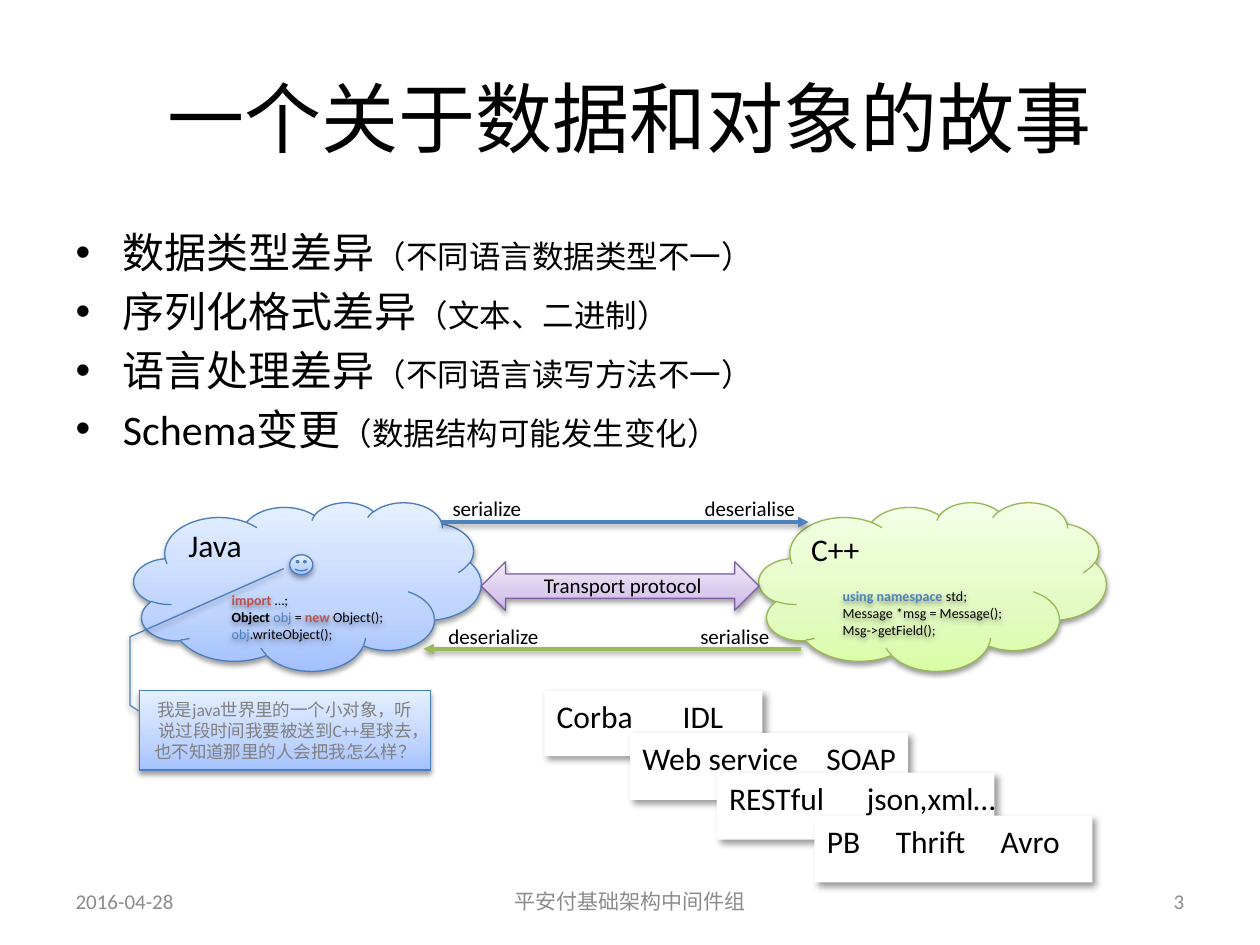
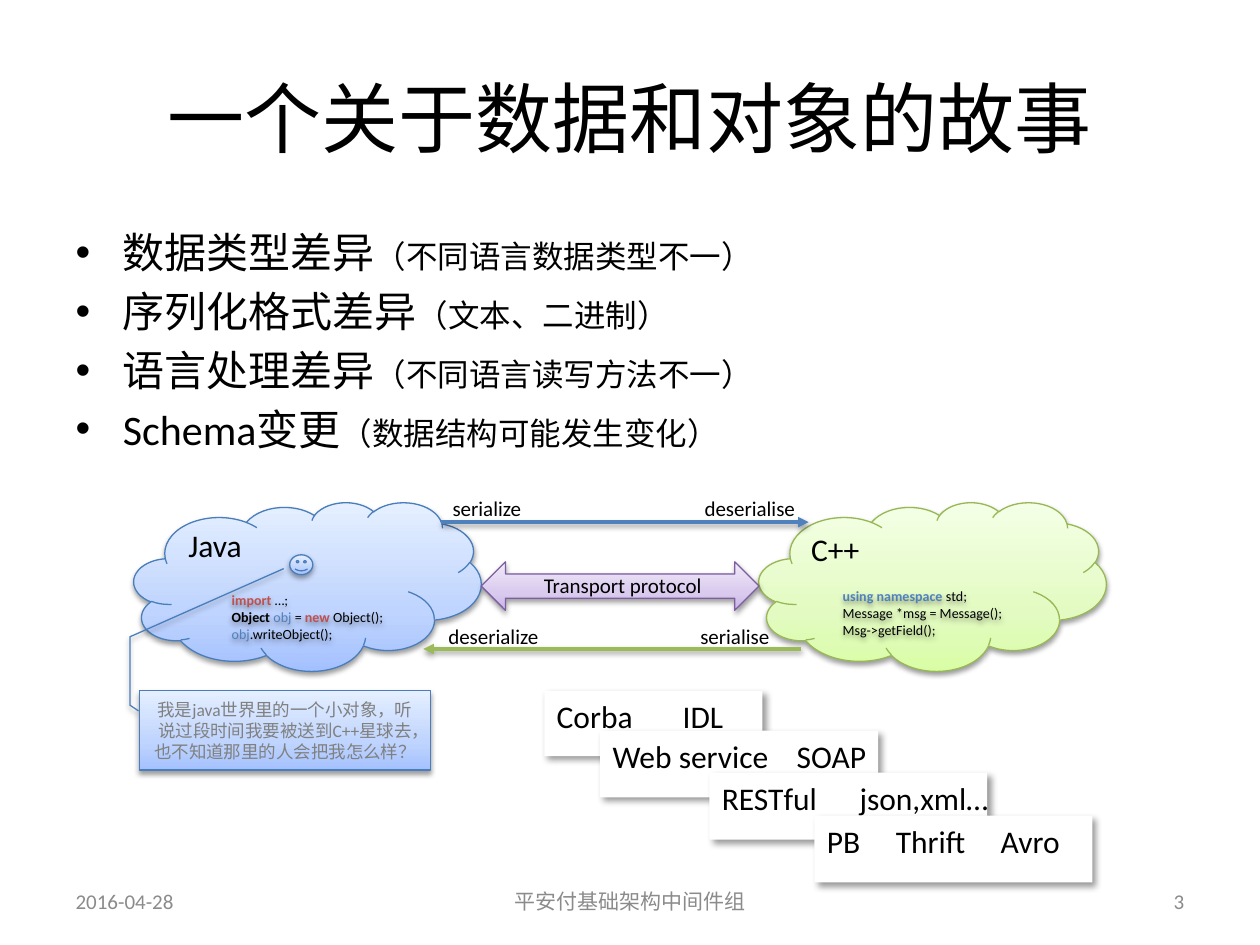
Before and after one commit to guhanjie/Knowledge-sharing, a slide deck: slide 3 of ProtocolBuffer简介——by顾汉杰.pptx. Drawn at 1260x945 pixels with LibreOffice and Linux fonts; fonts in the diff are those of the drawing. Boxes give left, top, right and bottom in pixels: in the first picture for what was removed or moved away, otherwise in the second. Text is boxed around its words. In the diff, an @@ line names an element or a change of style, - is before the commit and + after.

```diff
--- a/ProtocolBuffer简介——by顾汉杰.pptx
+++ b/ProtocolBuffer简介——by顾汉杰.pptx
@@ rectangle "Web service SOAP": place and size @@
-rectangle "Web service SOAP" at bbox=[630, 733, 907, 800]
+rectangle "Web service SOAP" at bbox=[600, 731, 877, 798]
@@ rectangle "RESTful json,xml…": place and size @@
-rectangle "RESTful json,xml…" at bbox=[717, 772, 994, 839]
+rectangle "RESTful json,xml…" at bbox=[709, 772, 987, 839]
```
Also in this commit, not shown: 5 other slides changed, 2 slides added, 1 other file.
